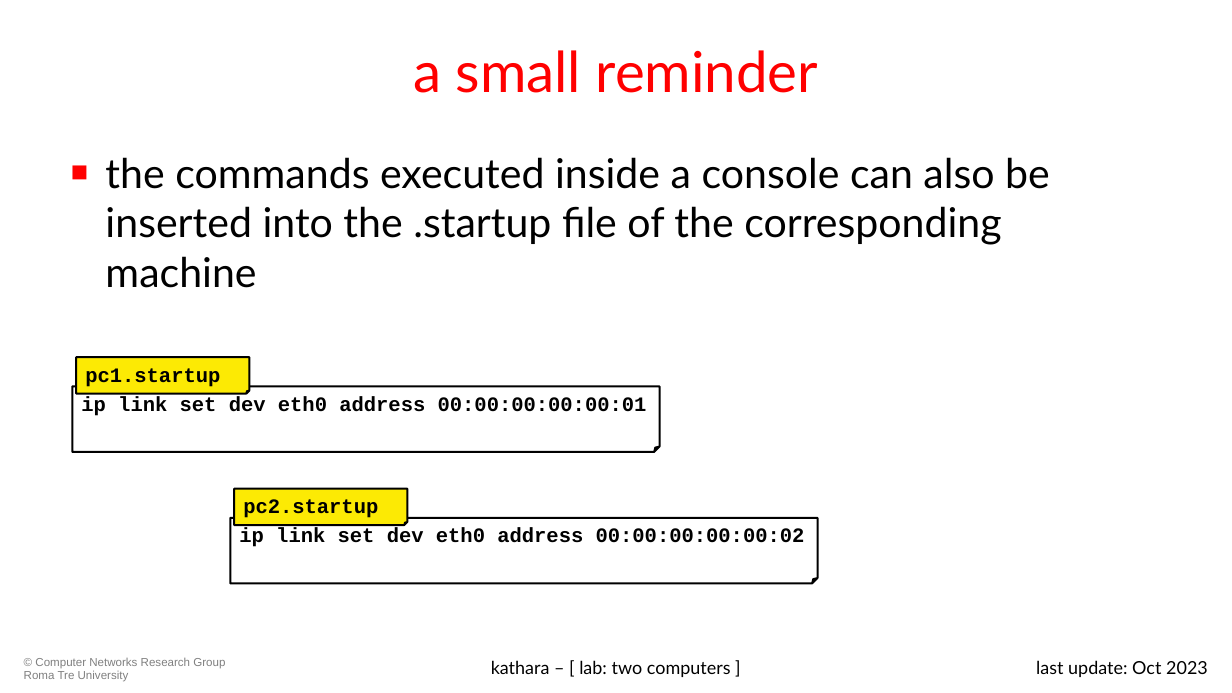
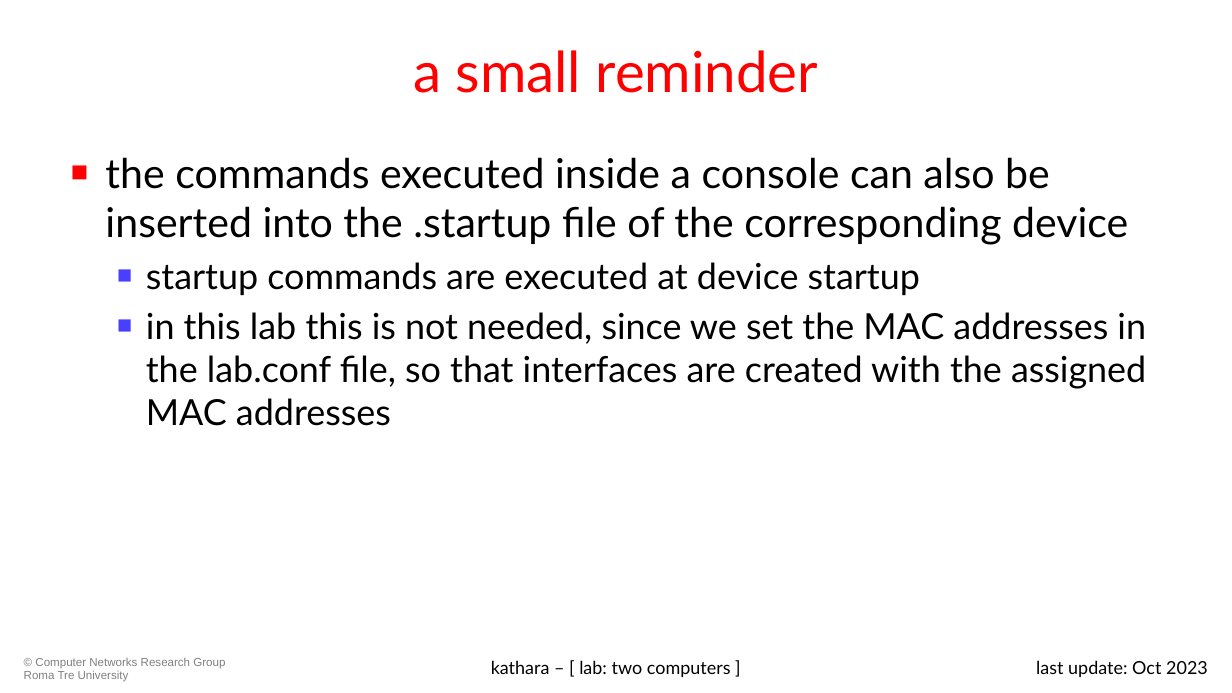
Before and after one commit to KatharaFramework/Kathara-Labs, a slide deck: slide 12 of main-labs/basic-topics/two-computers/0105-kathara-lab_two-computers.pptx (slide 11 before the commit). Drawn at 1232x693 pixels with LibreOffice and Linux fonts; fonts in the diff are those of the drawing; background and template pictures are left out. Boxes give left, top, right and bottom in pixels: in the first picture for what was removed or moved away, otherwise in the second. Text is boxed around its words. In the diff, an @@ line names an element or a change of style, - is before the commit and + after.

Commit message:
Set MAC addresses in the `lab.conf` (two-computers)

```diff
--- a/main-labs/basic-topics/two-computers/0105-kathara-lab_two-computers.pptx
+++ b/main-labs/basic-topics/two-computers/0105-kathara-lab_two-computers.pptx
@@ text at bbox=[105, 157, 1146, 426]: text changed; size 32 to 28 pt @@
-■ the commands executed inside a console can also be inserted into the .startup file of the corresponding machine
+■ the commands executed inside a console can also be inserted into the .startup file of the corresponding device
+  ■ startup commands are executed at device startup
+  ■ in this lab this is not needed, since we set the MAC addresses in the lab.conf file, so that interfaces are created with the assigned MAC addresses
@@ folded corner removed at bbox=[76, 358, 249, 394] @@
-pc1.startup
@@ folded corner removed at bbox=[72, 386, 660, 452] @@
-ip link set dev eth0 address 00:00:00:00:00:01
@@ folded corner removed at bbox=[234, 489, 407, 525] @@
-pc2.startup
@@ folded corner removed at bbox=[230, 518, 818, 583] @@
-ip link set dev eth0 address 00:00:00:00:00:02
```
Also in this commit, not shown: 3 other slides changed, 1 slide added, 4 other files.
